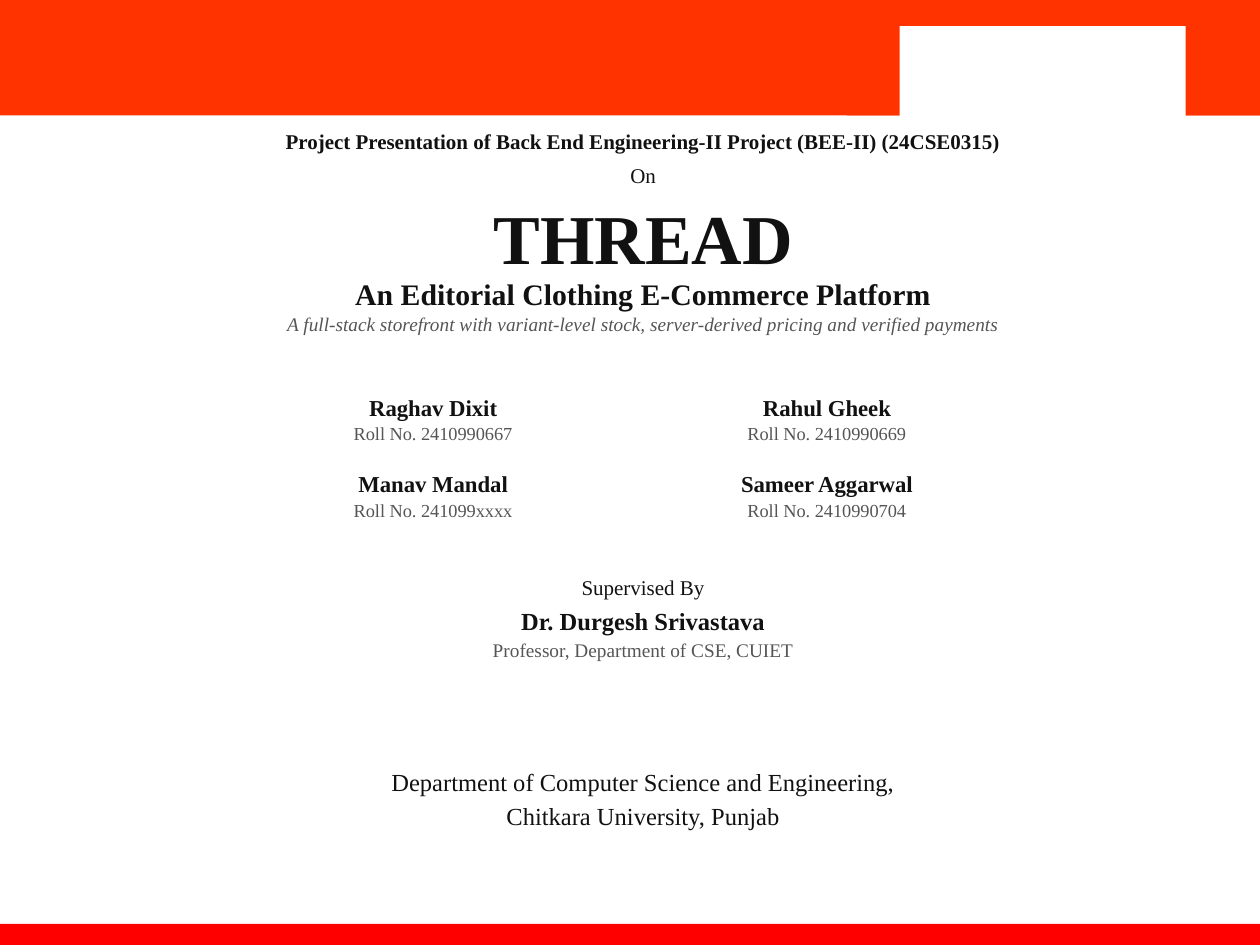
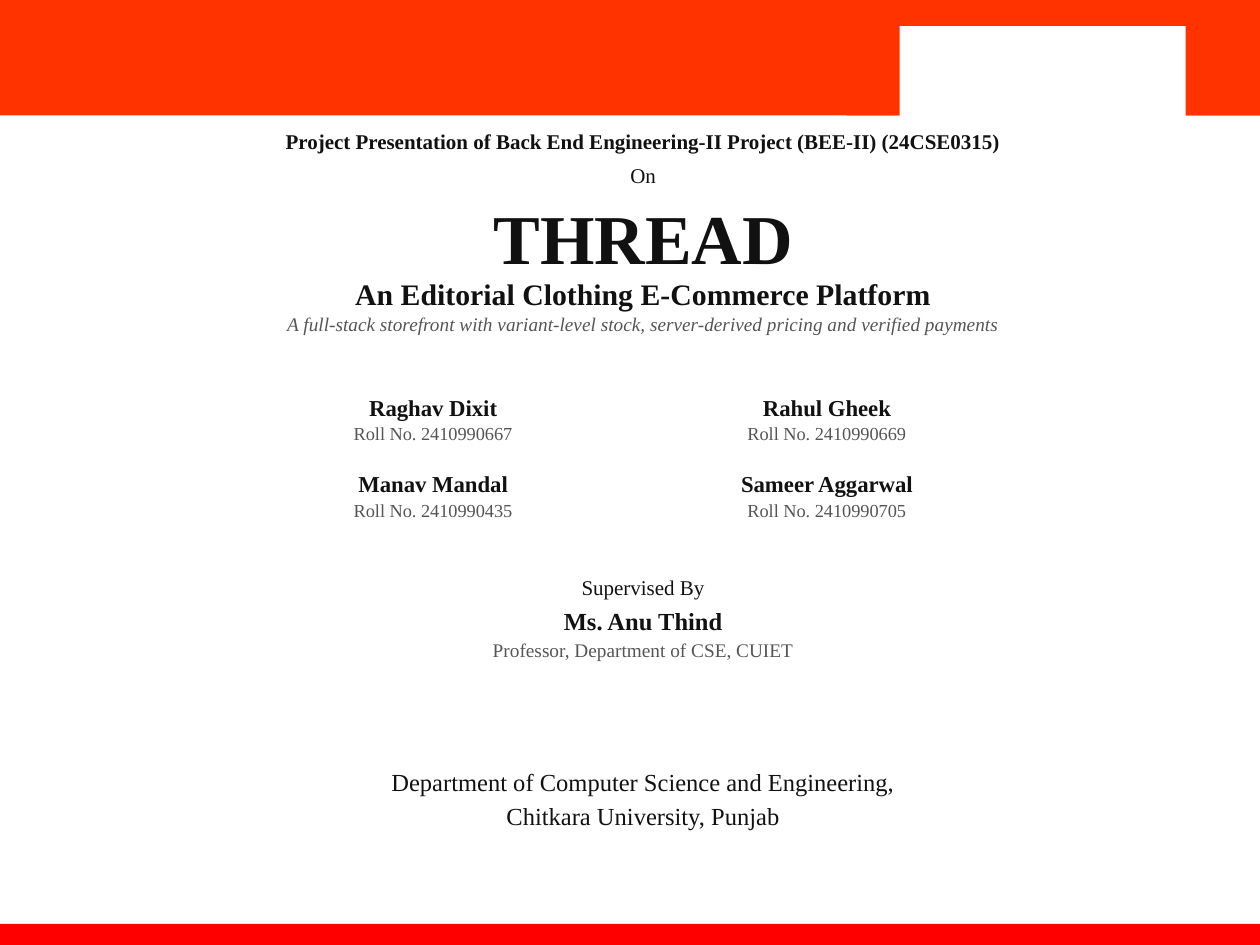
Before and after one commit to raghavdixit-2006/Thread, a slide deck: slide 1 of docs/THREAD_Project_Presentation.pptx. Drawn at 1260x945 pixels with LibreOffice and Linux fonts; fonts in the diff are those of the drawing; background and template pictures are left out. Boxes give left, top, right and bottom in pixels: in the first picture for what was removed or moved away, otherwise in the second. Text is boxed around its words. In the diff, an @@ line names an element or a change of style, - is before the commit and + after.

Commit message:
docs(ppt): align guide and roll numbers with report
Use Ms. Anu Thind and the corrected roll numbers for Manav Mandal and Sameer Aggarwal.

```diff
--- a/docs/THREAD_Project_Presentation.pptx
+++ b/docs/THREAD_Project_Presentation.pptx
@@ text at bbox=[354, 504, 512, 517]: text changed @@
-Roll No. 241099xxxx
+Roll No. 2410990435
@@ text at bbox=[747, 504, 906, 517]: text changed @@
-Roll No. 2410990704
+Roll No. 2410990705
@@ text at bbox=[564, 613, 722, 631]: text changed @@
-Dr. Durgesh Srivastava
+Ms. Anu Thind
```
Also in this commit, not shown: 1 other slide changed, 2 other files.
